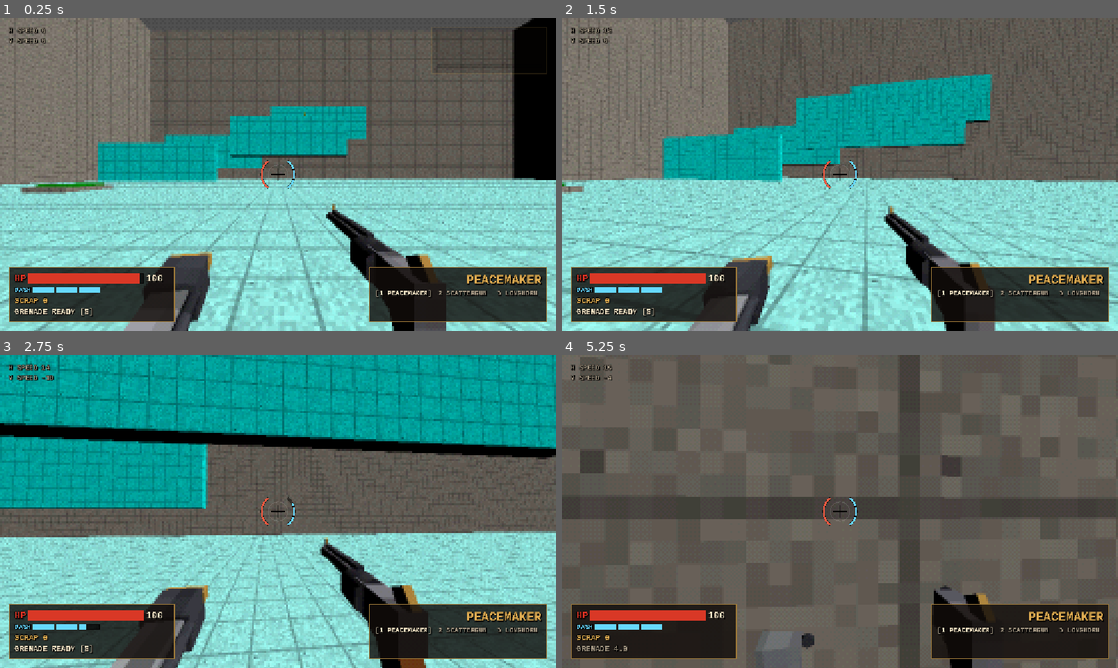
Above: before the commit, frames 1-4 (two rows, left to right).
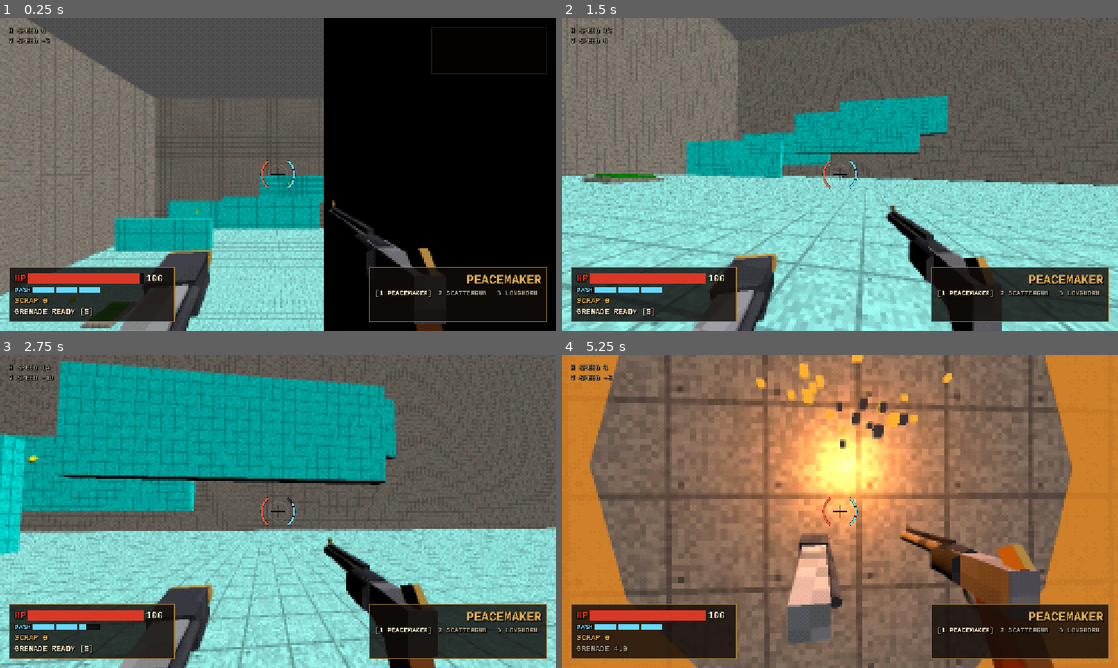
Above: after the commit, the same moments.

Repository: zenix2201-hash/Grapple-Man
Game: Godot game, scene res://Scenes/Testlevel.tscn
Same seed, same stepped clock (60 frames per second), same inputs: the game is played once before the commit and once after it. This scene is started directly instead of the project's main scene.
Inputs (mouse positions are in pixels of both pictures, inside the frame that each line leads up to):
- Up to frame 1 (0.25 s): no input
- Up to frame 2 (1.5 s): move the mouse to (867, 174) at 0.52 s; hold Right mouse button (alt_fire) 0.53-1.28 s; hold W (move_up) from 0.53 s (still down); tap Space (jump) at 0.77 s; move the mouse to (812, 174) at 1.27 s; tap Ctrl (crouch) at 1.35 s
- Up to frame 3 (2.75 s): keep holding W (move_up); tap Space (jump) at 1.52 s; move the mouse to (289, 505) at 2.02 s; tap E (dash) at 2.1 s
- Up to frame 4 (5.25 s): keep holding W (move_up); move the mouse to (834, 517) at 2.77 s; click (834, 517) at 2.85 s; tap Space (jump) at 3.02, 3.77, 4.52 s; move the mouse to (878, 514) at 3.52 s; hold Q (grapple) 3.53-4.28 s; move the mouse to (795, 508) at 4.27 s; tap R (grapple_pull) at 4.35 s; move the mouse to (845, 511) at 5.02 s; tap G (grenade) at 5.1 s

The runs differ from the first frame. In frame 1, 59% of the frame differs, in the area x 0-100%, y 0-100%; in frame 2, 18%; in frame 3, 38%; in frame 4, 69%.

Commit message:
lava rising jetpack

Diff:
--- a/Player/player.gd
+++ b/Player/player.gd
@@ -892,3 +892,7 @@
 		health += max_health - old_max
 	health = minf(health, max_health)
 	health_changed.emit(health, max_health)
+
+
+func _on_lava_body_entered(body: Node3D) -> void:
+	get_tree().reload_current_scene()
--- a/Scenes/Testlevel.tscn
+++ b/Scenes/Testlevel.tscn
@@ -7,6 +7,7 @@
 [ext_resource type="PackedScene" path="res://Enemies/buzzard.tscn" id="4_i4bxf"]
 [ext_resource type="PackedScene" path="res://Enemies/deadeye.tscn" id="5_ilr6r"]
 [ext_resource type="PackedScene" path="res://Enemies/hound.tscn" id="6_rt1uc"]
+[ext_resource type="PackedScene" uid="uid://birljmxyp8bgu" path="res://Scenes/lava.tscn" id="8_rt1uc"]
 
 [sub_resource type="StandardMaterial3D" id="StandardMaterial3D_s1fef"]
 albedo_color = Color(0.61960787, 1, 1, 1)
@@ -54,7 +55,7 @@
 [node name="Node3D" type="Node3D" unique_id=1290370400]
 
 [node name="Player" parent="." unique_id=643253925 instance=ExtResource("1_tp4to")]
-transform = Transform3D(1, 0, 0, 0, 1, 0, 0, 0, 1, 173.5, 2.5, -8.5)
+transform = Transform3D(1, 0, 0, 0, 1, 0, 0, 0, 1, 177.6289, 22.30589, -0.876904)
 
 [node name="Node" type="Node" parent="." unique_id=1691015883]
 
@@ -465,3 +466,8 @@
 transform = Transform3D(1, 8.940697e-08, -2.9802322e-08, 0, 1.0000002, -2.9802322e-08, 4.4703484e-08, -1.6391277e-07, 1.0000001, 27.73645, 78.91861, -45.340637)
 use_collision = true
 material = SubResource("StandardMaterial3D_v8d4j")
+
+[node name="Lava" parent="." unique_id=839915194 instance=ExtResource("8_rt1uc")]
+transform = Transform3D(1, 0, 0, 0, 1, 0, 0, 0, 1, 174.04042, -22.666794, -33.42221)
+
+[connection signal="body_entered" from="Lava" to="Player" method="_on_lava_body_entered"]
--- /dev/null
+++ b/Scenes/lava.tscn
@@ -0,0 +1,25 @@
+[gd_scene format=3 uid="uid://birljmxyp8bgu"]
+
+[ext_resource type="Script" uid="uid://d2auf1gi5o6av" path="res://Scripts/lava.gd" id="1_34hvj"]
+
+[sub_resource type="StandardMaterial3D" id="StandardMaterial3D_tj7m6"]
+albedo_color = Color(1, 0.27058825, 0.07058824, 1)
+metallic = 1.0
+emission_enabled = true
+emission = Color(1, 0.24705882, 0.050980393, 1)
+emission_energy_multiplier = 2.48
+
+[sub_resource type="BoxShape3D" id="BoxShape3D_tj7m6"]
+size = Vector3(50, 15, 50)
+
+[node name="Lava" type="Area3D" unique_id=1463700196]
+script = ExtResource("1_34hvj")
+
+[node name="CSGBox3D" type="CSGBox3D" parent="." unique_id=1684581899]
+transform = Transform3D(1, 0, 0, 0, 1, 0, 0, 0, 1, 24.5, -7, 24.5)
+size = Vector3(50, 15, 50)
+material = SubResource("StandardMaterial3D_tj7m6")
+
+[node name="CollisionShape3D" type="CollisionShape3D" parent="." unique_id=649805490]
+transform = Transform3D(1, 0, 0, 0, 1, 0, 0, 0, 1, 24.5, -7, 24.5)
+shape = SubResource("BoxShape3D_tj7m6")
--- /dev/null
+++ b/Scripts/lava.gd
@@ -0,0 +1,11 @@
+extends Area3D
+
+var rising_speed = 0.005
+# Called when the node enters the scene tree for the first time.
+func _ready() -> void:
+	pass # Replace with function body.
+
+
+# Called every frame. 'delta' is the elapsed time since the previous frame.
+func _process(delta: float) -> void:
+	global_position.y += rising_speed
Not shown, added: Scripts/lava.gd.uid
